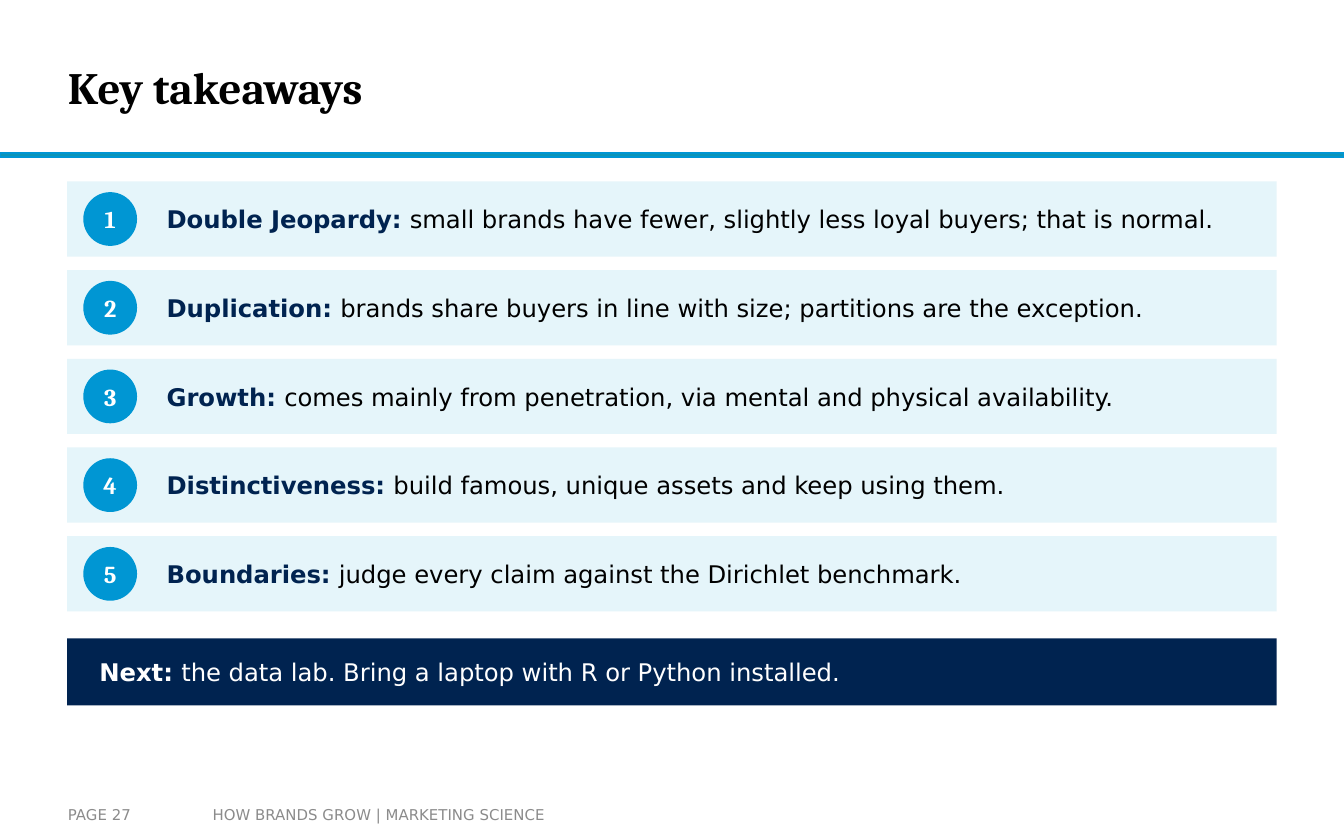
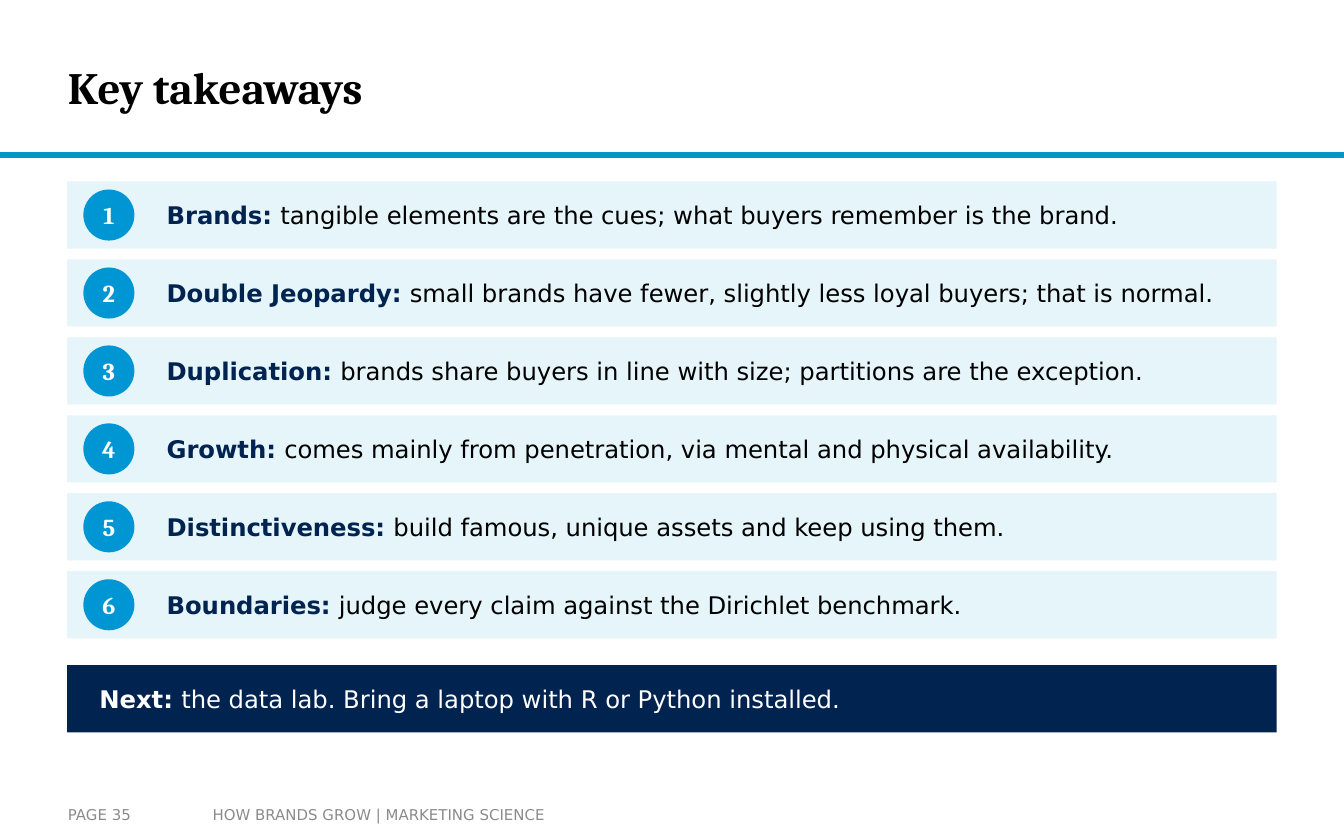
Before and after one commit to arnefloh-wu/international-marketing-analytics-teaching, a slide deck: slide 35 of slides/how-brands-grow_double-jeopardy-and-distinctiveness_WT26-27.pptx (slide 27 before the commit). Drawn at 1344x840 pixels with LibreOffice and Linux fonts; fonts in the diff are those of the drawing; background and template pictures are left out. Boxes give left, top, right and bottom in pixels: in the first picture for what was removed or moved away, otherwise in the second. Text is boxed around its words. In the diff, an @@ line names an element or a change of style, - is before the commit and + after.

```diff
--- a/slides/how-brands-grow_double-jeopardy-and-distinctiveness_WT26-27.pptx
+++ b/slides/how-brands-grow_double-jeopardy-and-distinctiveness_WT26-27.pptx
@@ rectangle resized from (x1=67, y1=181, x2=1277, y2=257) to (x1=67, y1=181, x2=1277, y2=249) @@
@@ ellipse "1" moved from (x1=83, y1=192, x2=137, y2=246) to (x1=83, y1=190, x2=134, y2=241) @@
@@ text added at (x1=167, y1=205, x2=1118, y2=229), 13 pt, text #000000 @@
+Brands: tangible elements are the cues; what buyers remember is the brand.
@@ rectangle resized from (x1=67, y1=270, x2=1277, y2=345) to (x1=67, y1=259, x2=1277, y2=327) @@
@@ ellipse "2" moved from (x1=83, y1=281, x2=137, y2=335) to (x1=83, y1=267, x2=134, y2=319) @@
@@ text "Double Jeopardy: small brands have ..." moved from (x1=167, y1=209, x2=1214, y2=234) to (x1=167, y1=283, x2=1214, y2=308) @@
@@ rectangle resized from (x1=67, y1=359, x2=1277, y2=434) to (x1=67, y1=337, x2=1277, y2=405) @@
@@ ellipse "3" moved from (x1=83, y1=370, x2=137, y2=423) to (x1=83, y1=345, x2=134, y2=396) @@
@@ text "Duplication: brands share buyers in ..." moved from (x1=167, y1=298, x2=1143, y2=322) to (x1=167, y1=361, x2=1143, y2=385) @@
@@ rectangle resized from (x1=67, y1=448, x2=1277, y2=523) to (x1=67, y1=415, x2=1277, y2=482) @@
@@ text "Growth: comes mainly from penetration, ..." moved from (x1=167, y1=387, x2=1113, y2=411) to (x1=167, y1=439, x2=1113, y2=463) @@
@@ ellipse "4" moved from (x1=83, y1=458, x2=137, y2=512) to (x1=83, y1=423, x2=134, y2=474) @@
@@ rectangle resized from (x1=67, y1=536, x2=1277, y2=612) to (x1=67, y1=493, x2=1277, y2=560) @@
@@ ellipse "5" moved from (x1=83, y1=547, x2=137, y2=601) to (x1=83, y1=501, x2=134, y2=552) @@
@@ text "Distinctiveness: build famous, unique assets ..." moved from (x1=167, y1=475, x2=1004, y2=499) to (x1=167, y1=517, x2=1004, y2=541) @@
@@ rectangle moved from (x1=67, y1=638, x2=1277, y2=706) to (x1=67, y1=571, x2=1277, y2=638) @@
@@ rectangle at (x1=67, y1=571, x2=1277, y2=638): fill #002350 to #E5F5FA @@
@@ ellipse added at (x1=83, y1=579, x2=134, y2=630), fill #0096D3, 13 pt, text #FFFFFF, bold @@
+6
@@ text "Boundaries: judge every claim against ..." moved from (x1=167, y1=564, x2=961, y2=588) to (x1=167, y1=595, x2=961, y2=619) @@
@@ rectangle added at (x1=67, y1=665, x2=1277, y2=732), fill #002350 @@
@@ text "Next: the data lab. Bring ..." moved from (x1=99, y1=662, x2=839, y2=686) to (x1=99, y1=689, x2=839, y2=713) @@
@@ page number at (x1=68, y1=809, x2=131, y2=820): text changed @@
-PAGE 27
+PAGE 35
```
Also in this commit, not shown: 11 other slides changed, 9 slides added, 1 slide removed, 2 other files.
